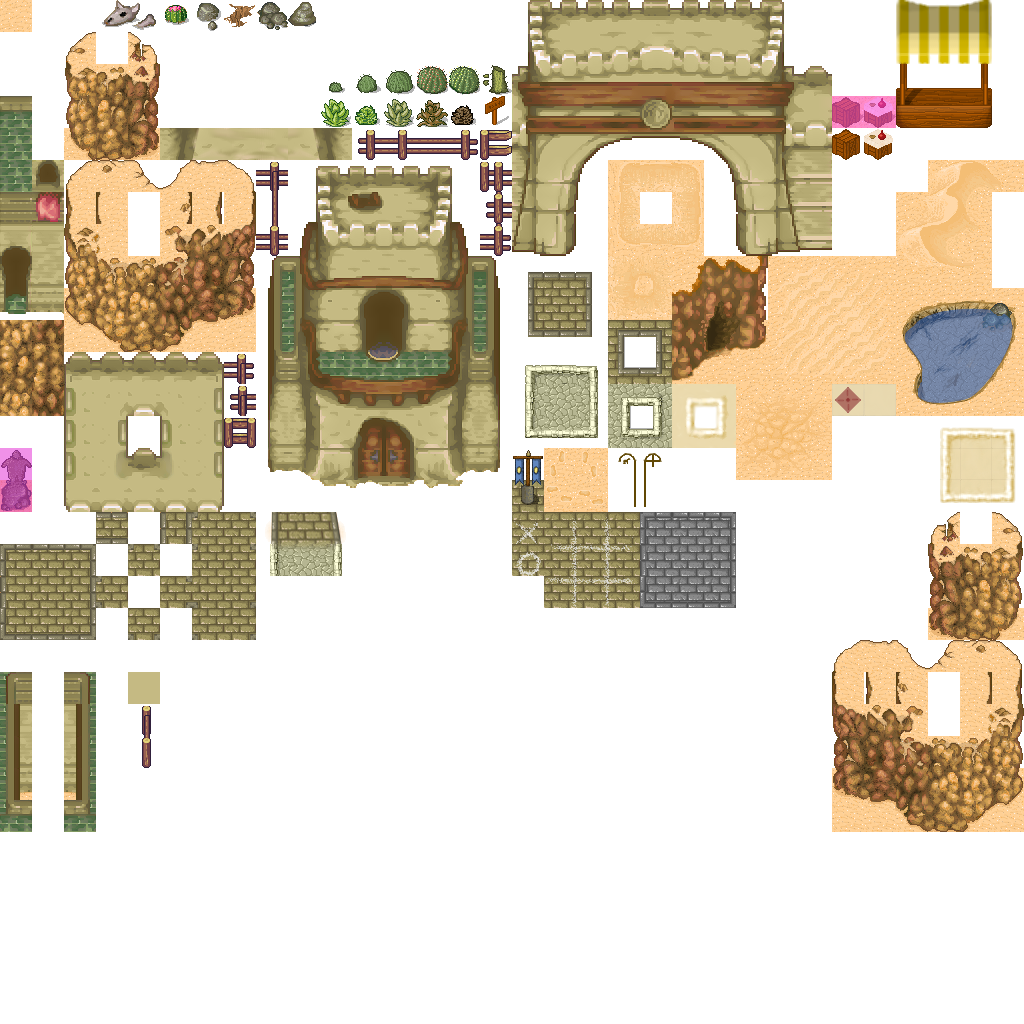
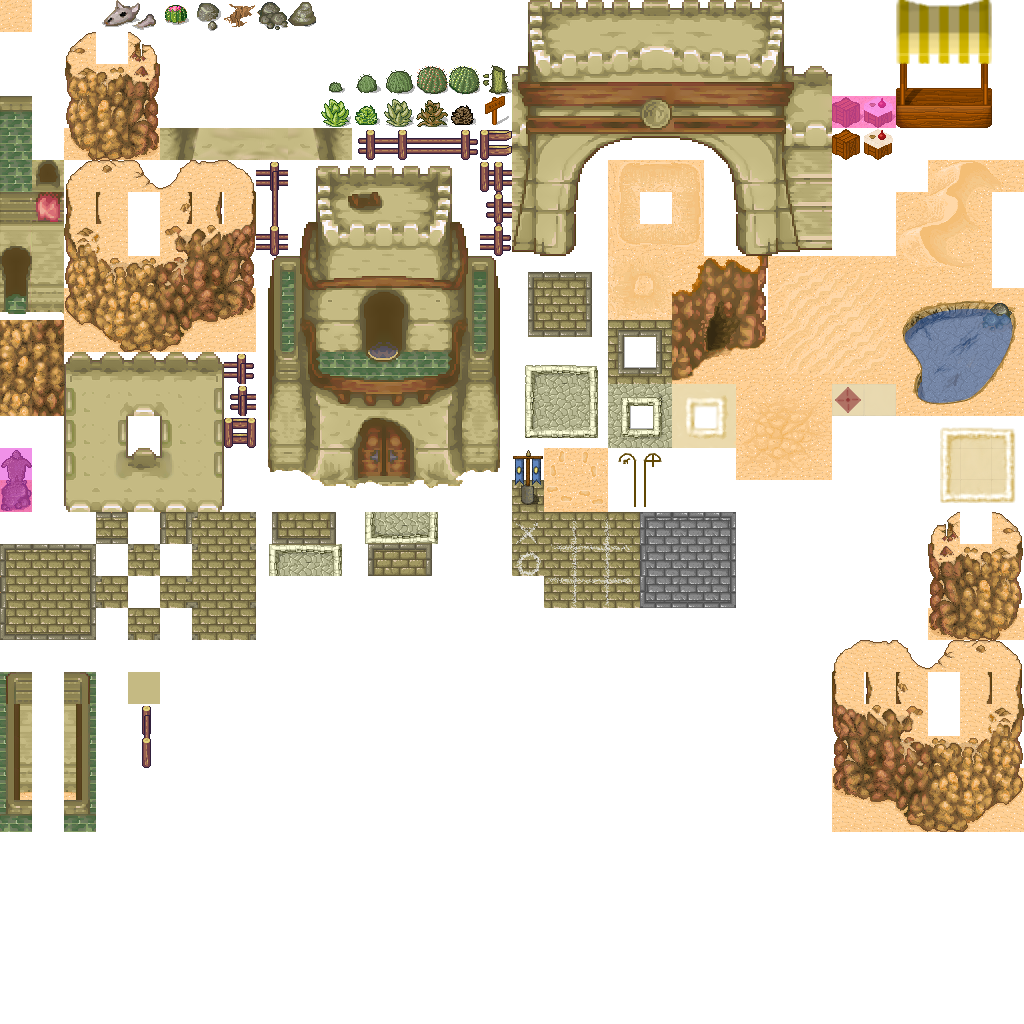
Two versions of the same layered image (1024 x 1024). Layer-by-layer changes:
painted on "Hintergrund" over [265, 512, 438, 576]
